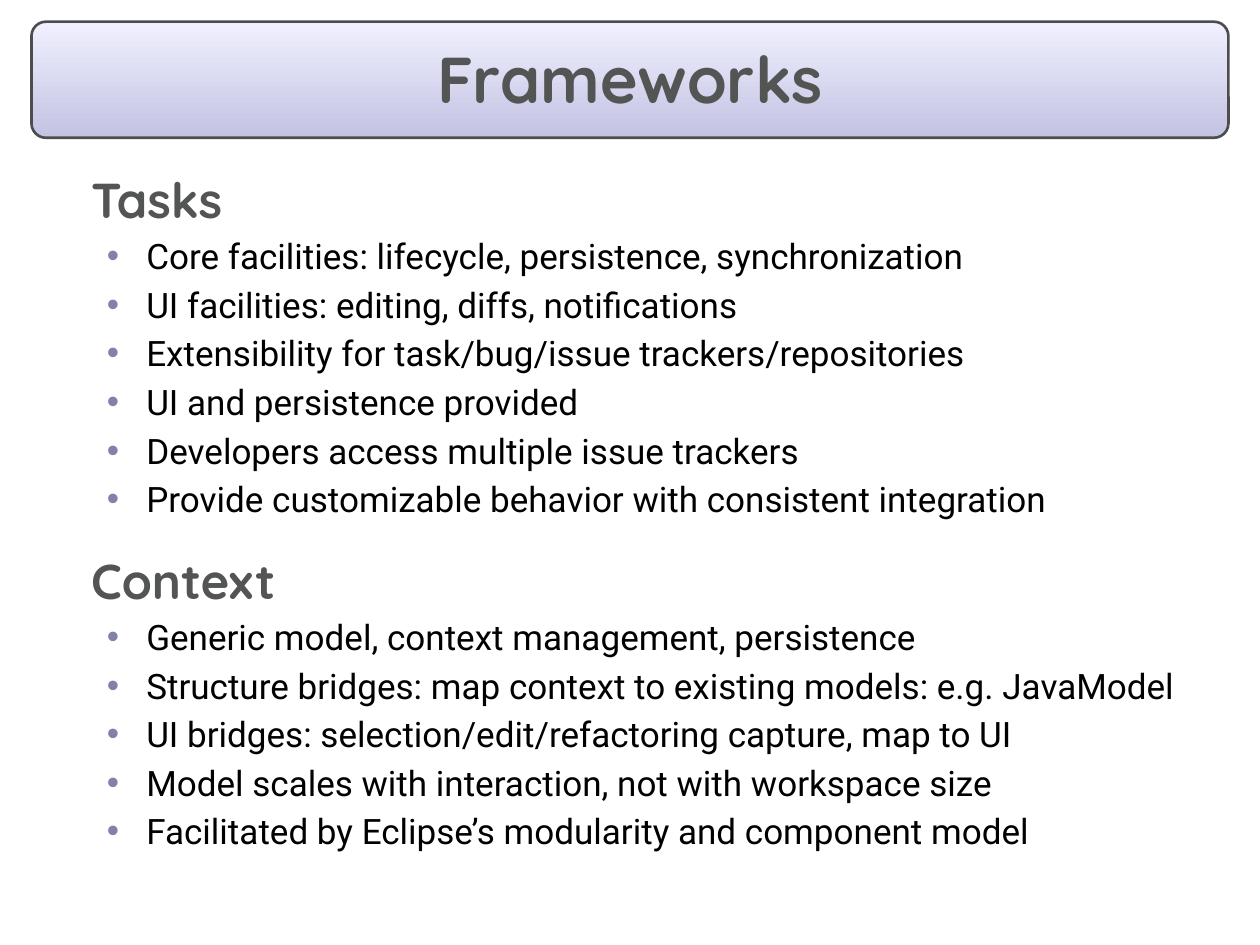
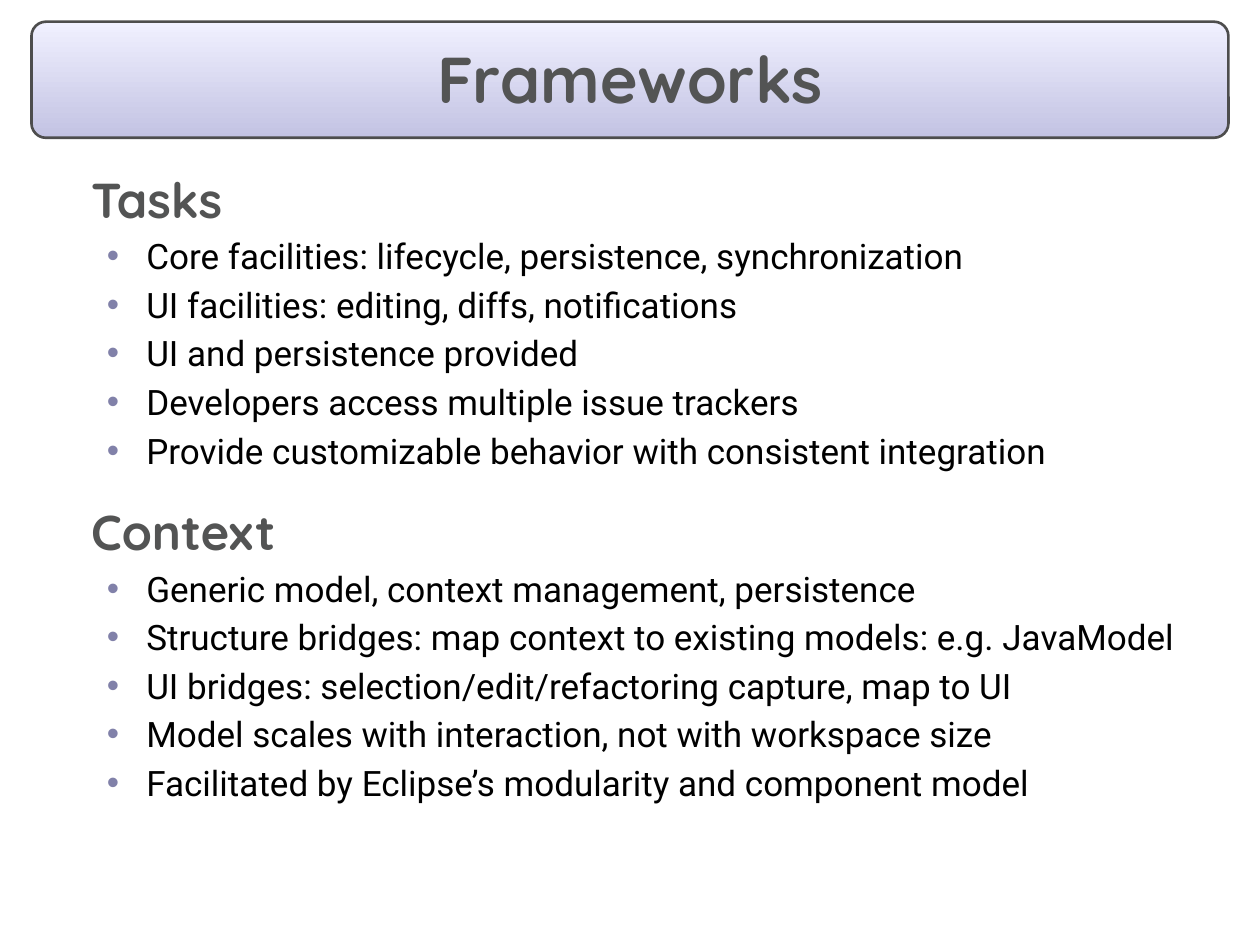
Before and after one commit to eclipse-mylyn/mylyn-website, a slide deck: slide 14 of publications/2006-10-mylar-webinar.ppt (slide 15 before the commit). Drawn at 1260x945 pixels with LibreOffice and Linux fonts; fonts in the diff are those of the drawing. Boxes give left, top, right and bottom in pixels: in the first picture for what was removed or moved away, otherwise in the second. Text is boxed around its words. In the diff, an @@ line names an element or a change of style, - is before the commit and + after.

```diff
--- a/publications/2006-10-mylar-webinar.ppt
+++ b/publications/2006-10-mylar-webinar.ppt
@@ text at box(146, 339, 964, 374): paragraph removed @@
-  • Extensibility for task/bug/issue trackers/repositories
```
Also in this commit, not shown: 9 other slides changed, 3 slides added, 4 slides removed, 1 other file.
